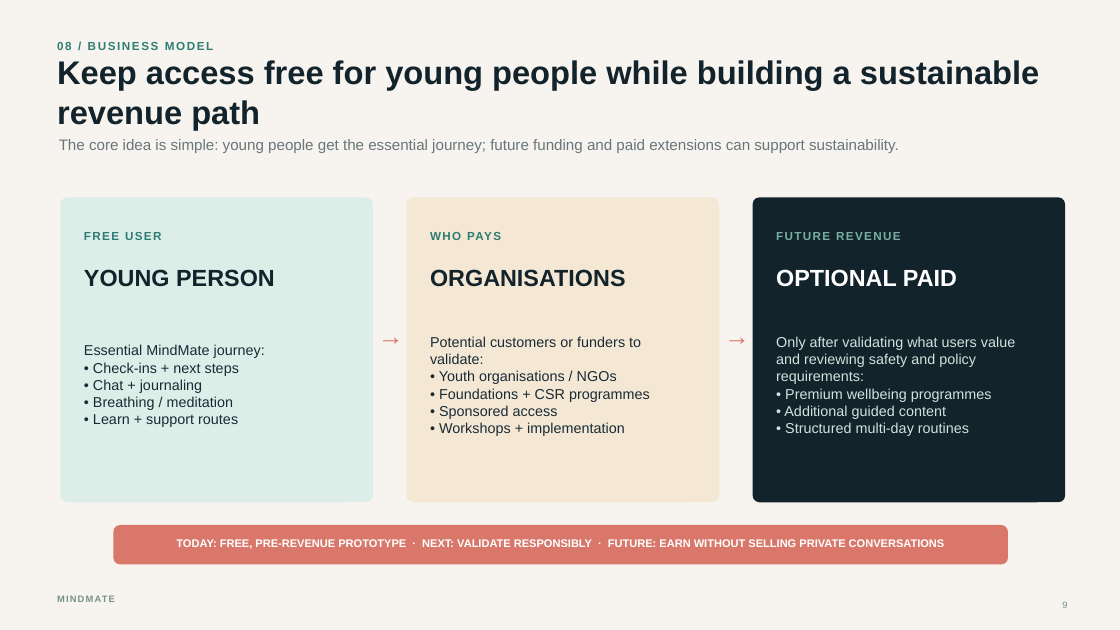
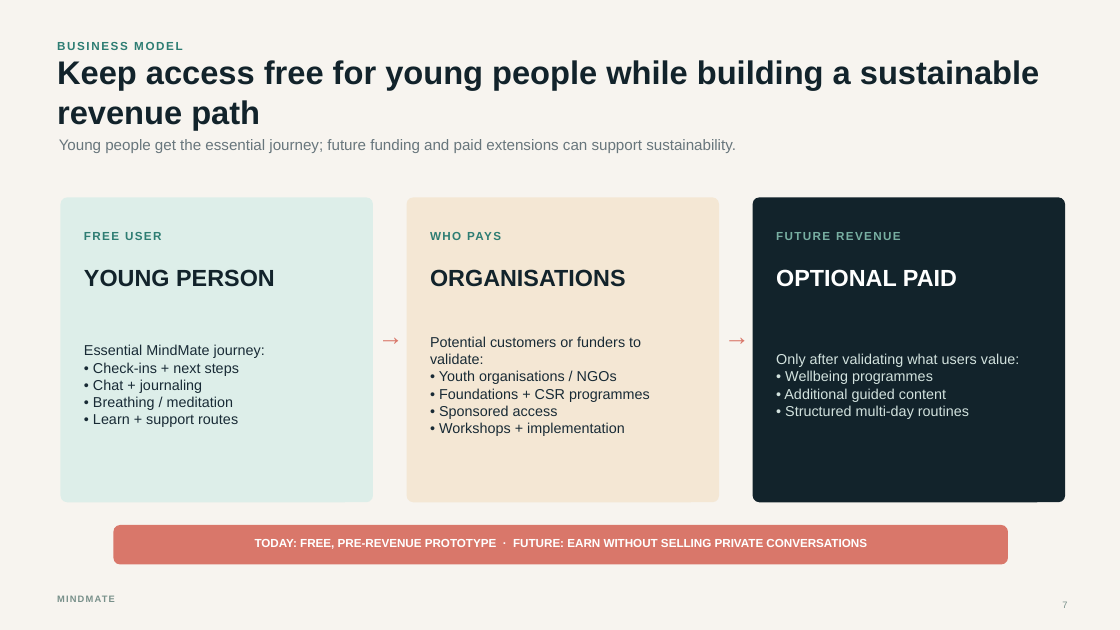
Before and after one commit to Tor3x-Coder/mindmate, a slide deck: slide 7 of presentation/MindMate_Competition_Presentation.pptx (slide 9 before the commit). Drawn at 1120x630 pixels with LibreOffice and Linux fonts; fonts in the diff are those of the drawing. Boxes give left, top, right and bottom in pixels: in the first picture for what was removed or moved away, otherwise in the second. Text is boxed around its words. In the diff, an @@ line names an element or a change of style, - is before the commit and + after.

```diff
--- a/presentation/MindMate_Competition_Presentation.pptx
+++ b/presentation/MindMate_Competition_Presentation.pptx
@@ text at [57, 42, 182, 50]: text changed @@
-08 / BUSINESS MODEL
+BUSINESS MODEL
@@ text at [59, 139, 736, 153]: text changed @@
-The core idea is simple: young people get the essential journey; future funding and paid extensions can support sustainability.
+Young people get the essential journey; future funding and paid extensions can support sustainability.
@@ text at [776, 353, 1019, 384]: text changed @@
-Only after validating what users value and reviewing safety and policy requirements:
-• Premium wellbeing programmes
+Only after validating what users value:
+• Wellbeing programmes
@@ text at [255, 539, 867, 549]: text changed; size 9.5 to 10 pt @@
-TODAY: FREE, PRE-REVENUE PROTOTYPE · NEXT: VALIDATE RESPONSIBLY · FUTURE: EARN WITHOUT SELLING PRIVATE CONVERSATIONS
+TODAY: FREE, PRE-REVENUE PROTOTYPE · FUTURE: EARN WITHOUT SELLING PRIVATE CONVERSATIONS
@@ page number at [1062, 601, 1067, 608]: text changed @@
-9
+7
```
Also in this commit, not shown: 6 other slides changed, 2 slides added, 4 slides removed.
